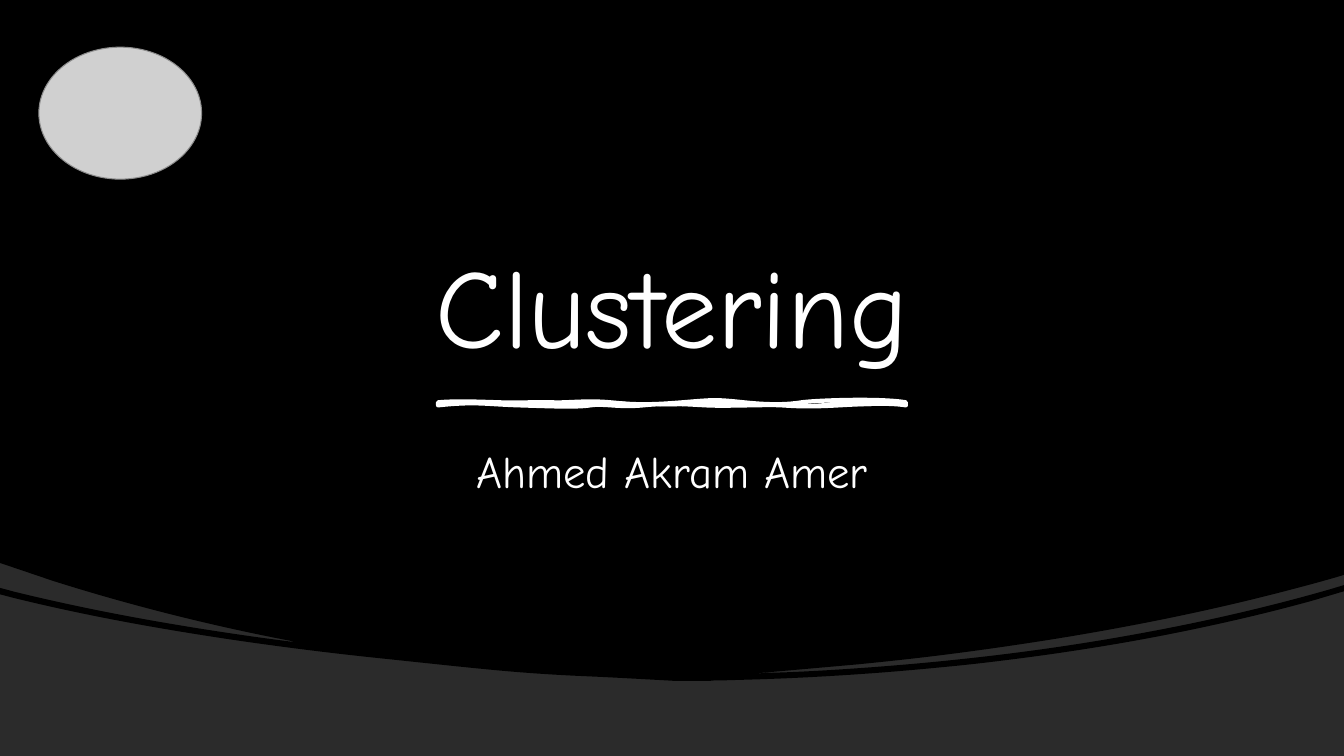
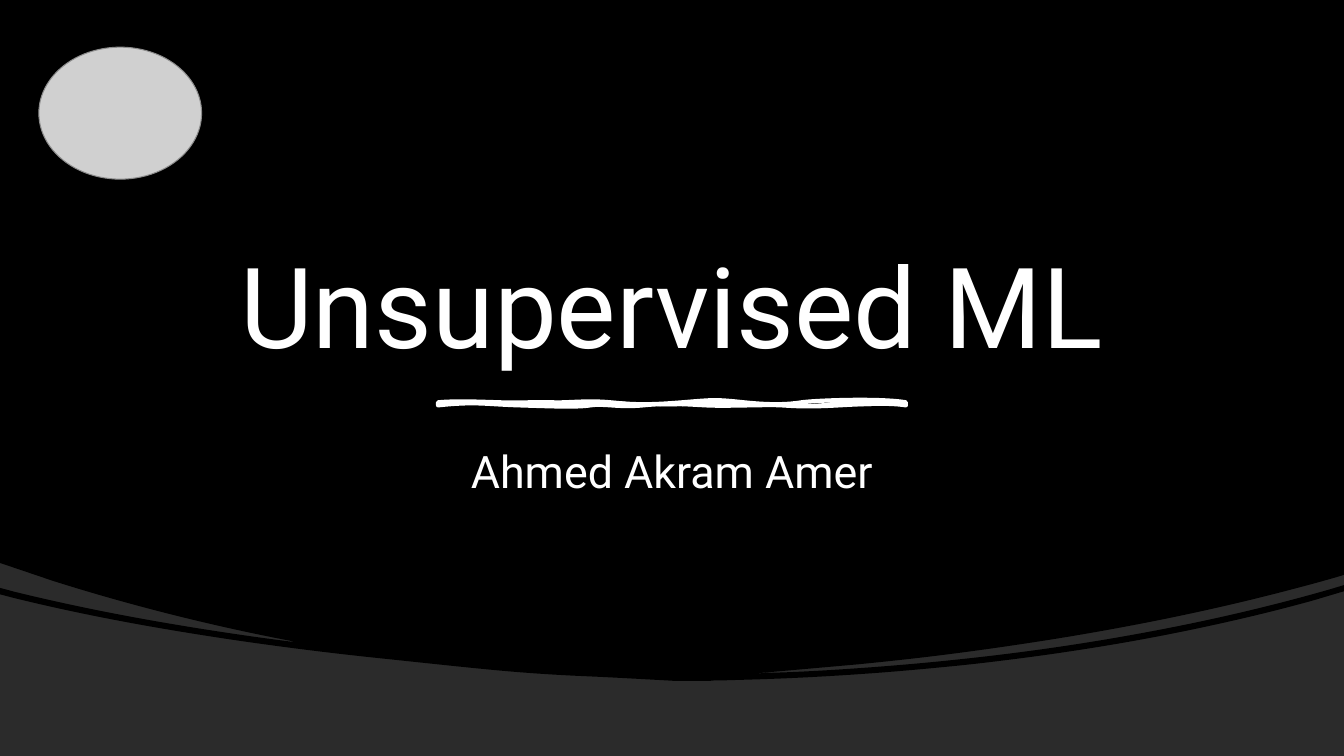
Before and after one commit to Ahmed-7-ML/Practical-Machine-Deep-Learning, a slide deck: slide 1 of Machine Learning/Unsupervised ML/Clustering/Clustering & KMeans.pptx. Drawn at 1344x756 pixels with LibreOffice and Linux fonts; fonts in the diff are those of the drawing; grey boxes stand for pictures; background and template pictures are left out; a plain dark background stands for a picture behind light text. Boxes give left, top, right and bottom in pixels: in the first picture for what was removed or moved away, otherwise in the second. Text is boxed around its words. In the diff, an @@ line names an element or a change of style, - is before the commit and + after.

Commit message:
Unsupervised ML

```diff
--- a/Machine Learning/Unsupervised ML/Clustering/Clustering & KMeans.pptx
+++ b/Machine Learning/Unsupervised ML/Clustering/Clustering & KMeans.pptx
@@ title at (240, 264, 1103, 371): text changed; font Comic Neue to Roboto @@
-Clustering
+Unsupervised ML
@@ subtitle "Ahmed Akram Amer" at (471, 454, 872, 489): font Comic Neue to Roboto @@
```
Also in this commit, not shown: 1 other slide changed, 9 slides added, 3 slides removed.
